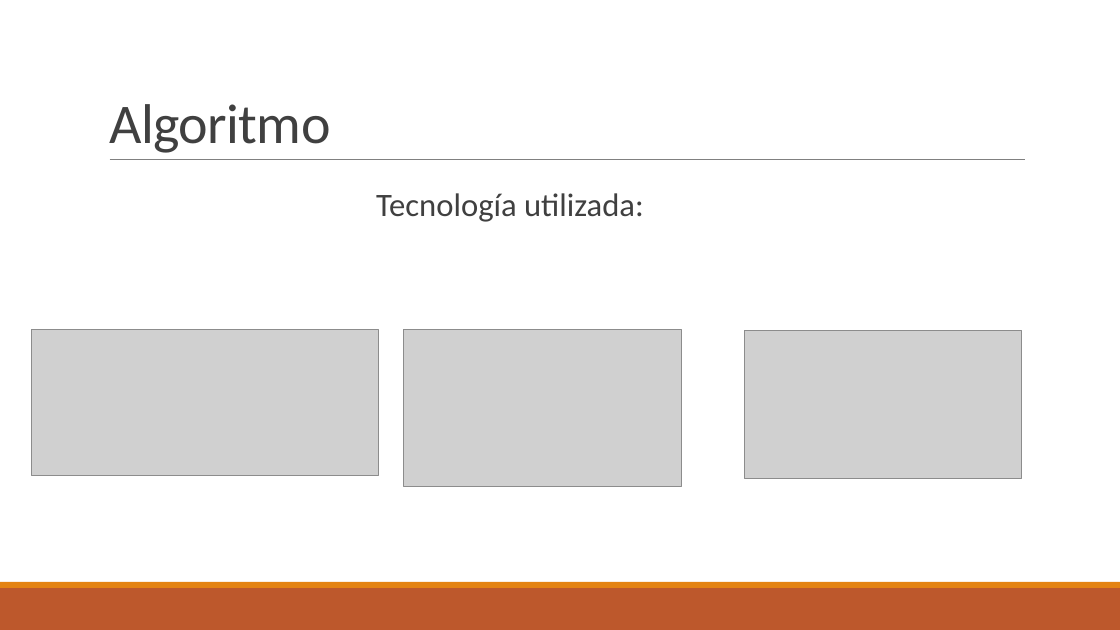
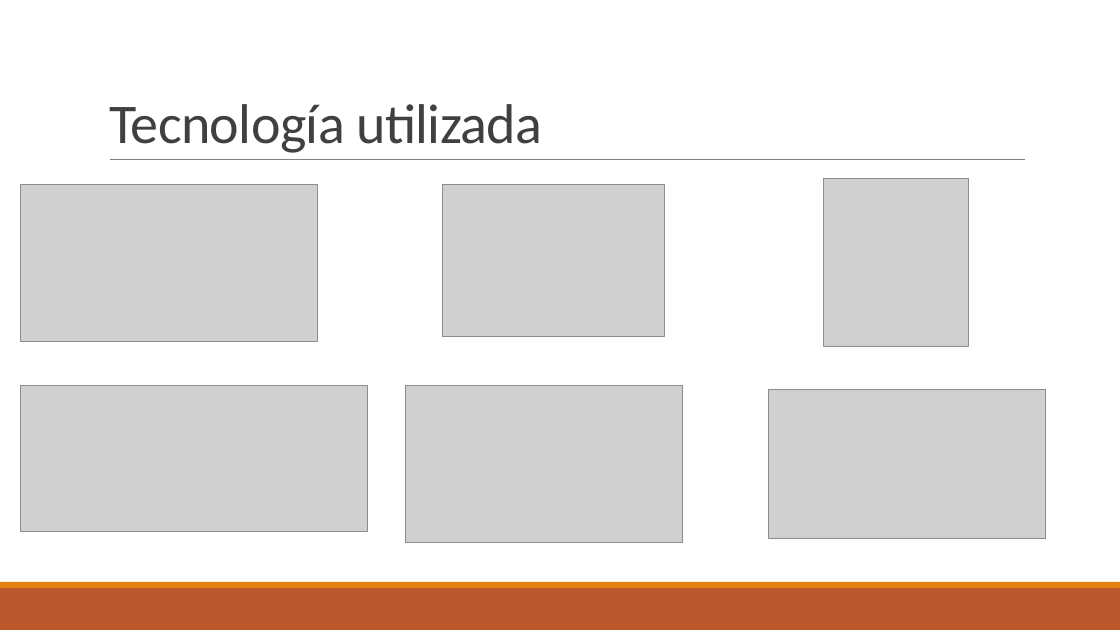
Before and after one commit to juanjo1213/TFG-FDTD, a slide deck: slide 12 of Diapositivas/FDTD.pptx (slide 19 before the commit). Drawn at 1120x630 pixels with LibreOffice and Linux fonts; fonts in the diff are those of the drawing; grey boxes stand for pictures. Boxes give left, top, right and bottom in pixels: in the first picture for what was removed or moved away, otherwise in the second. Text is boxed around its words. In the diff, an @@ line names an element or a change of style, - is before the commit and + after.

```diff
--- a/Diapositivas/FDTD.pptx
+++ b/Diapositivas/FDTD.pptx
@@ title at (109, 104, 542, 153): text changed @@
-Algoritmo
+Tecnología utilizada
@@ picture added at (824, 179, 969, 347) @@
@@ picture added at (20, 184, 317, 342) @@
@@ text removed at (376, 193, 644, 222) @@
-  Tecnología utilizada:
@@ picture added at (443, 184, 665, 336) @@
@@ picture: place and size @@
-picture at (31, 329, 378, 476)
+picture at (20, 386, 367, 532)
@@ picture: place and size @@
-picture at (404, 329, 681, 486)
+picture at (406, 386, 683, 543)
@@ picture: place and size @@
-picture at (745, 330, 1022, 479)
+picture at (769, 390, 1045, 539)
```
Also in this commit, not shown: 7 other slides changed, 1 slide added, 8 slides removed, 6 other files.
